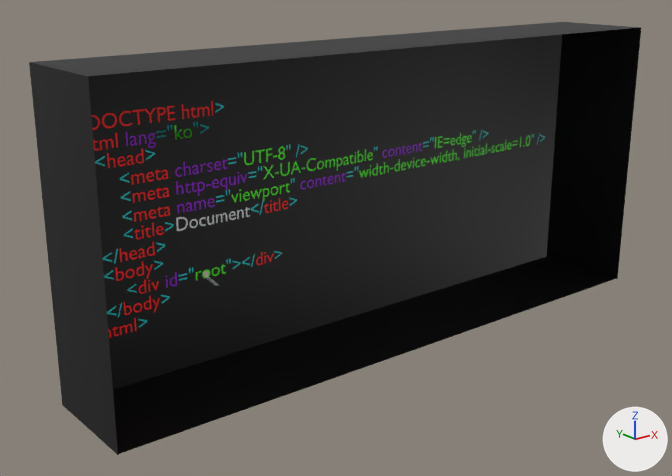
The glTF model public/gltf/root.glb as it was, and as the next commit left it.
Camera for both pictures: a 50 mm lens placed at (-400.0, -665.0, 283.0), pointed at (123.0, -11.0, 22.0). The axes (+X, +Y, +Z) are drawn at lower right. The lights are the same throughout. Where no turn or scale is listed for an object, it has been applied to the vertices. Vertices at the same position are counted once.

In view in the first picture: '텍스트.030', '평면.001'.
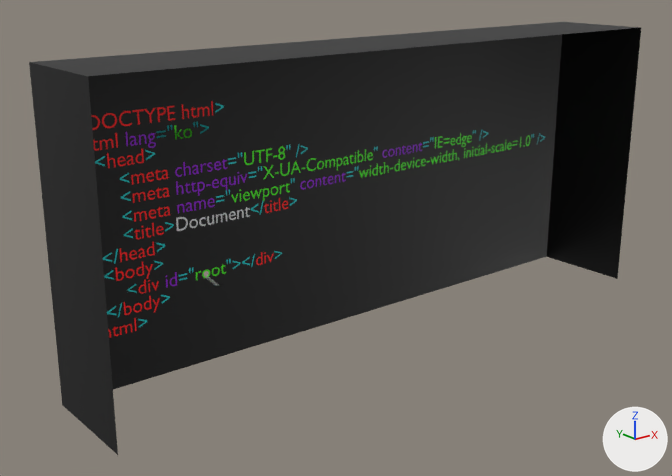
The change, as a list of edits to the scene's bpy script:
```text
Change me_평면_003:
    used by ob_평면_001; location = (168.1, 20.1, 61.5)
    remove me_평면_003.from_pydata(...)  # 68 vertices, 68 faces; spans x -310.0..310.0, y -102.0..0.0, z -140.0..140.0
    add me_평면_003.from_pydata(...)  # 95 vertices, 100 faces; spans x -310.0..310.0, y -102.0..0.0, z -140.0..140.0
    me_평면_003 part 1
    2 vertices are removed from x -310.0..310.0, y -101.0, z -140.0
    33 faces are deleted
    1 vertex moves within x -165.0, y 0.0, z -57.0
    29 vertices are added at x -171.0..-165.0, y 0.0, z -57.0..-54.0
    65 new faces join them
```

Where the change shows, as pixel boxes (x1, y1, x2, y2) in the pictures (672 x 476 px):
part 1 of me_평면_003, built on: before (88, 36, 616, 454); after (88, 36, 542, 360)
